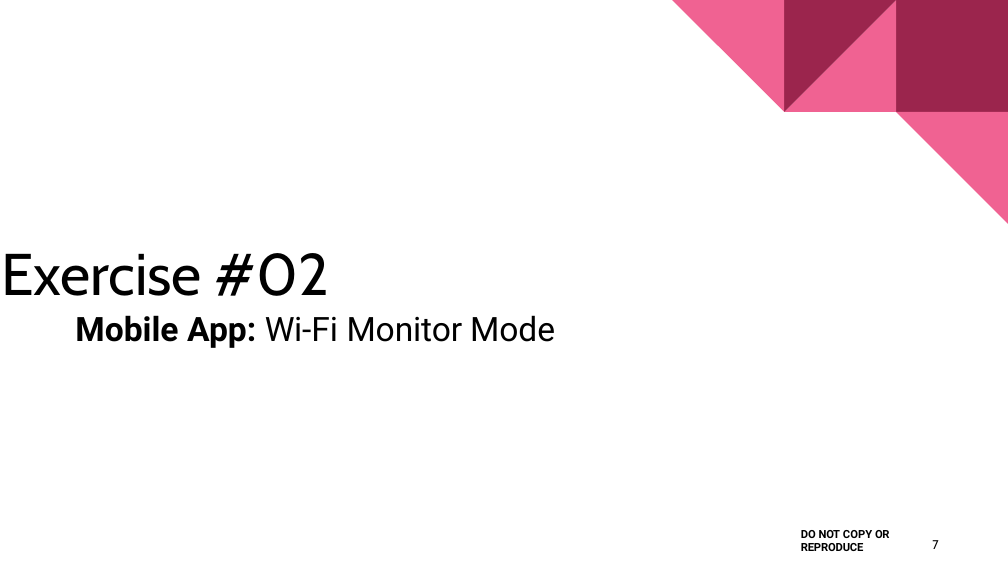
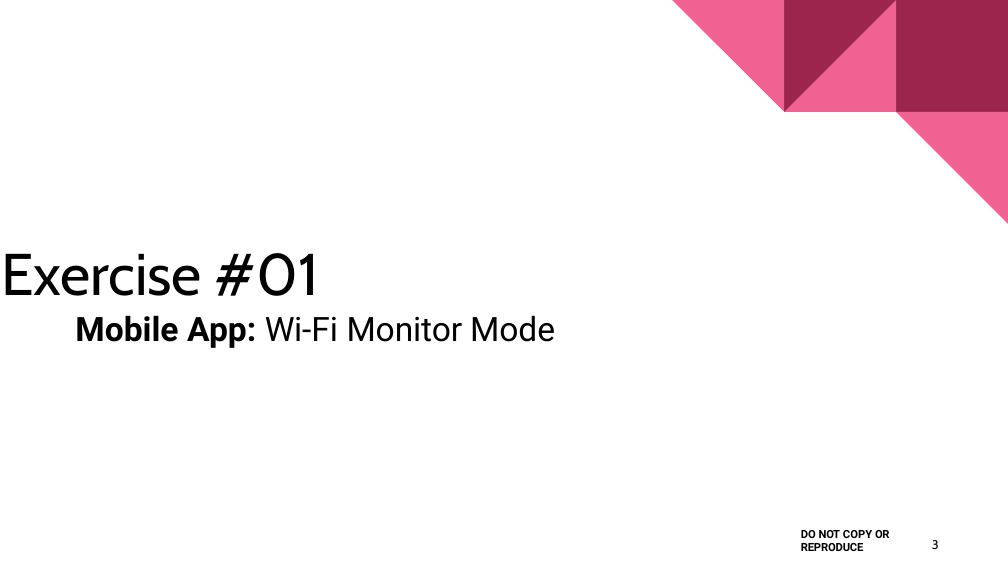
Before and after one commit to nprobert/AutoISAC-ACT-AdvWireless, a slide deck: slide 3 of 3 ACT AW - WiFi.pptx (slide 7 before the commit). Drawn at 1008x567 pixels with LibreOffice and Linux fonts; fonts in the diff are those of the drawing. Boxes give left, top, right and bottom in pixels: in the first picture for what was removed or moved away, otherwise in the second. Text is boxed around its words. In the diff, an @@ line names an element or a change of style, - is before the commit and + after.

```diff
--- a/3 ACT AW - WiFi.pptx
+++ b/3 ACT AW - WiFi.pptx
@@ title at (1, 253, 319, 296): text changed @@
-Exercise #02
+Exercise #01
@@ page number at (932, 540, 939, 549): text changed @@
-7
+3
```
Also in this commit, not shown: 3 other slides changed, 17 slides added, 8 other files.
